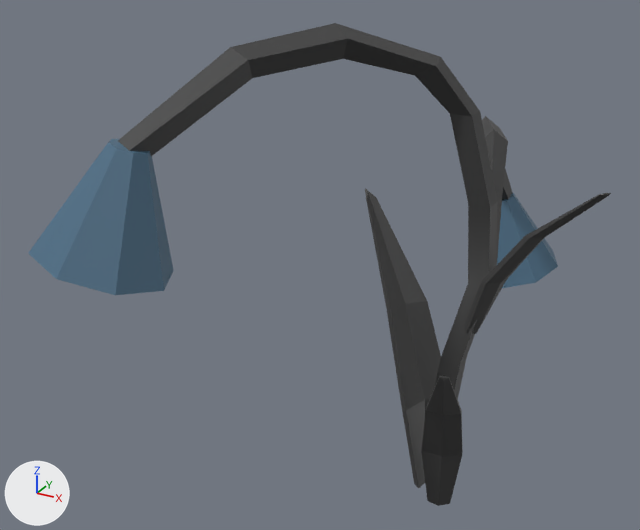
One commit to the FBX model Assets/Models/FBX/03/Flower_2.fbx: the scene before it, then after it.
Before and after are seen from a camera (50 mm lens) standing at (0.632, -1.793, 1.465) and looking at (-0.307, -0.087, 0.612). Arrows for +X, +Y and +Z are at lower left; the lights stay in place. The picture after the commit comes second. Where no turn or scale is listed for an object, it has been applied to the vertices.

The first picture shows 'Flower 9'.
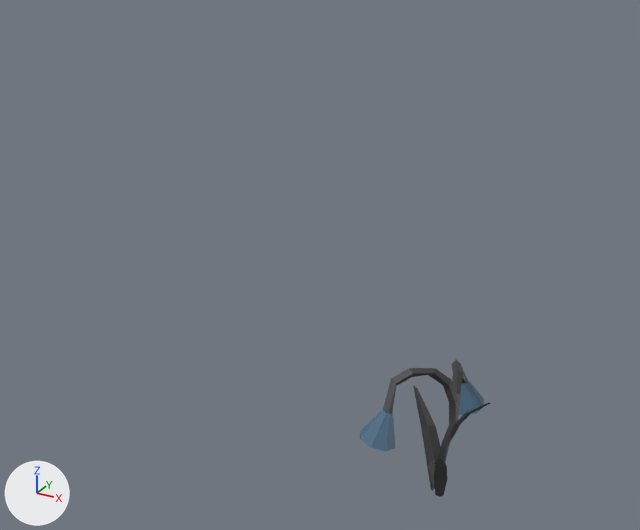
Commit message: Changed size of flower model

What the commit changed:
me_cube_030 is used by ob_flower_9; location (0.0, 0.0, 0.0).
me_cube_030 had 167 vertices, 157 faces and spanned x -0.59..0.32, y -0.78..0.78, z 0.0..1.2.
me_cube_030 now has 167 vertices, 157 faces and spans x -0.16..0.11, y -0.2..0.27, z 0.0..0.38.
me_cube_030 part 1: the loose piece of 16 vertices spanning x -0.18..0.09, y 0.51..0.78, z 0.35..0.62 is scaled about the mesh origin by 0.35.
me_cube_030 part 2: the loose piece of 16 vertices spanning x -0.59..-0.33, y -0.78..-0.51, z 0.76..1.03 is scaled about its middle by 0.35, then moved by (0.35, 0.49, -0.64).
me_cube_030 part 3: the loose piece of 25 vertices spanning x -0.03..0.09, y -0.27..-0.02, z 0.0..0.51 is scaled about the mesh origin by 0.35.
me_cube_030 part 4: the loose piece of 25 vertices spanning x -0.34..-0.01, y -0.02..0.21, z 0.0..0.71 is scaled about the mesh origin by 0.35.
me_cube_030 part 5: the loose piece of 25 vertices spanning x 0.03..0.32, y -0.01..0.07, z 0.47..0.87 is scaled about the mesh origin by 0.35.
me_cube_030 part 6: 60 of 167 vertices moved; they spanned x -0.44..0.08, y -0.64..0.64, z 0.0..1.2 and now span x -0.11..0.03, y -0.15..0.23, z 0.0..0.38; mean shift (0.05, -0.03, -0.5); largest move (-0.44, -0.63, 1.01) -> (-0.1, -0.15, 0.3).

Boxes (x1, y1, x2, y2) around the edits, measured in the pictures (640 x 530 px; the box of a moved part takes in the faces that stretch with it):
'Flower 9', reshaped (78% narrower, 71% shorter): before (28, 23, 611, 506); after (360, 360, 490, 497)
part 1 of me_cube_030, moved or reshaped: before (497, 192, 558, 288); after (459, 379, 484, 415)
part 2 of me_cube_030, moved or reshaped: before (28, 139, 174, 295); after (360, 409, 395, 452)
part 3 of me_cube_030, moved or reshaped: before (421, 376, 463, 506); after (434, 457, 447, 497)
part 4 of me_cube_030, moved or reshaped: before (365, 189, 441, 488); after (413, 385, 440, 491)
part 5 of me_cube_030, moved or reshaped: before (464, 193, 611, 334); after (448, 403, 490, 440)
part 6 of me_cube_030, moved or reshaped: before (118, 23, 512, 400); after (383, 360, 467, 462)
